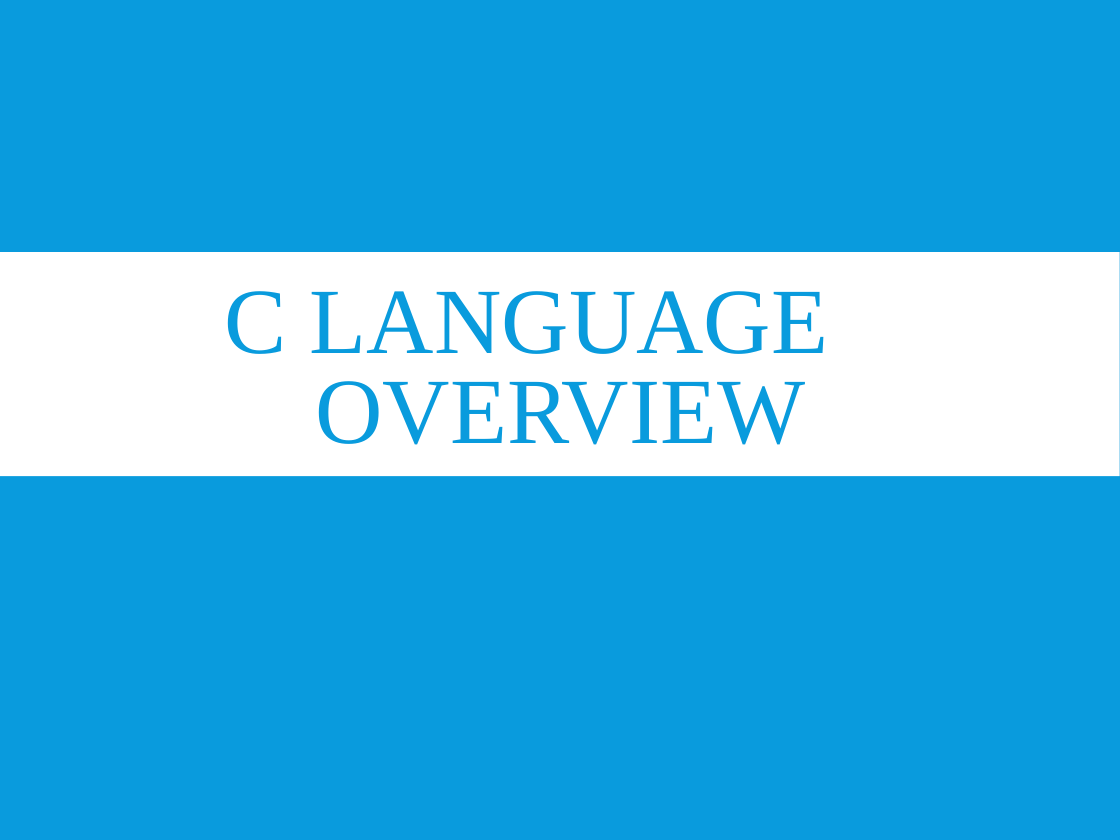
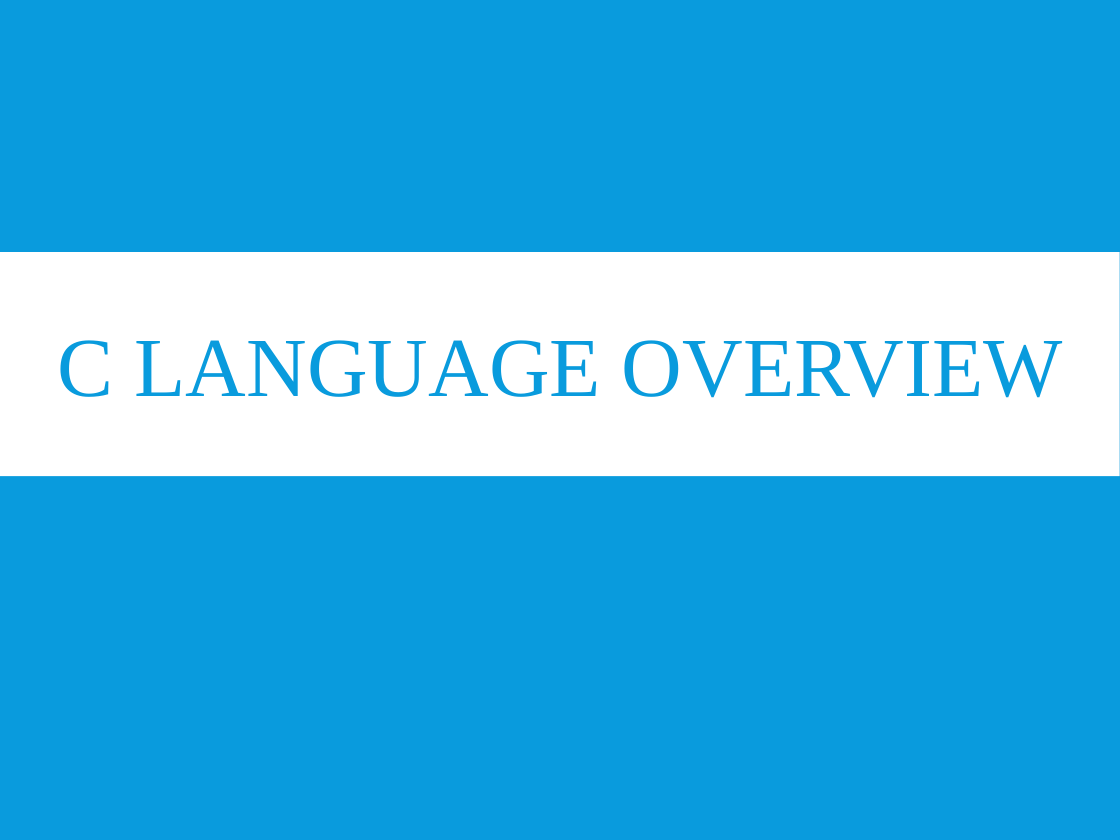
Before and after one commit to tiendatdk3493/code, a slide deck: slide 1 of C Language.pptx. Drawn at 1120x840 pixels with LibreOffice and Linux fonts; fonts in the diff are those of the drawing. Boxes give left, top, right and bottom in pixels: in the first picture for what was removed or moved away, otherwise in the second. Text is boxed around its words. In the diff, an @@ line names an element or a change of style, - is before the commit and + after.

```diff
--- a/C Language.pptx
+++ b/C Language.pptx
@@ title "C LANGUAGE OVERVIEW" at (58, 340, 1063, 398): size 60 to 54 pt @@
```
Also in this commit, not shown: 3 other slides changed, 8 slides added.
